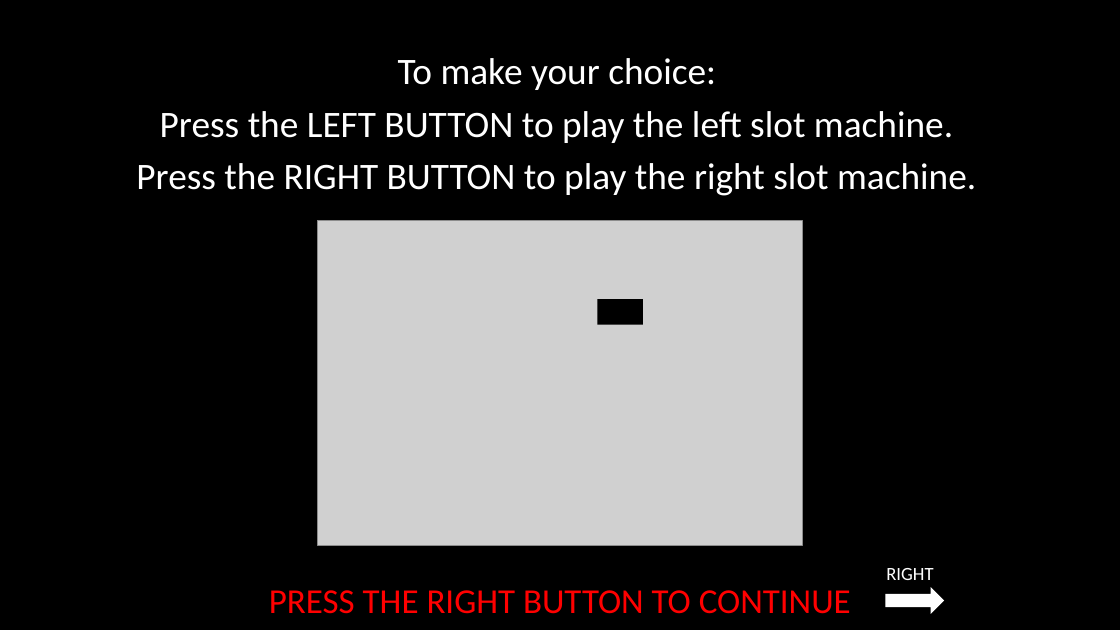
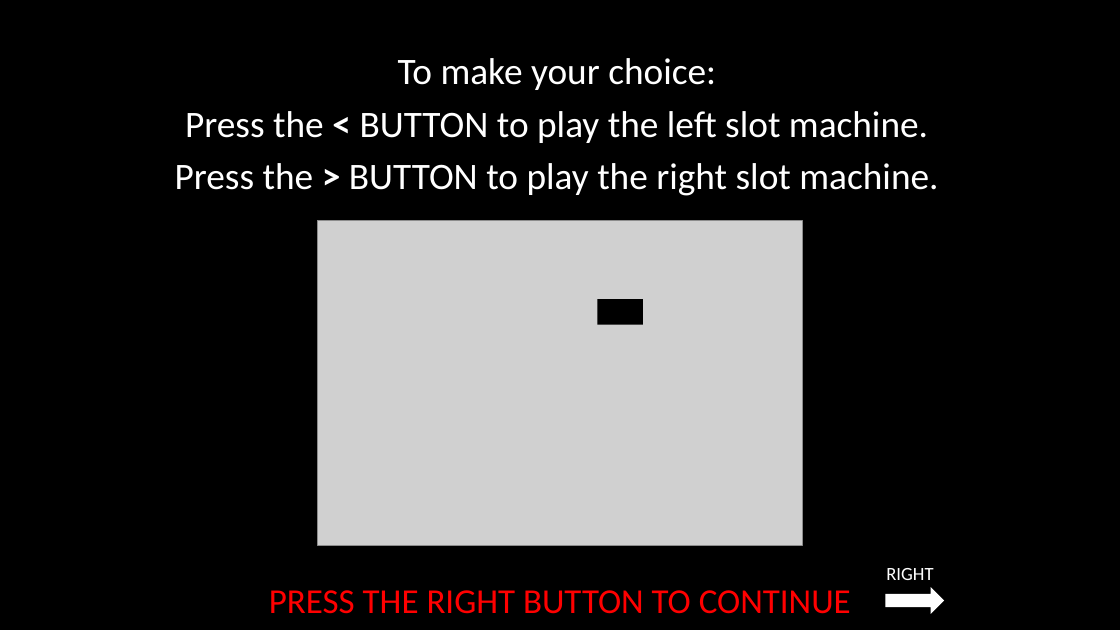
Before and after one commit to laureate-institute-for-brain-research/StimToolOnline, a slide deck: slide 14 of public/js/tasks/horizon/media/horizonInstructions_RSS.pptx. Drawn at 1120x630 pixels with LibreOffice and Linux fonts; fonts in the diff are those of the drawing; grey boxes stand for pictures. Boxes give left, top, right and bottom in pixels: in the first picture for what was removed or moved away, otherwise in the second. Text is boxed around its words. In the diff, an @@ line names an element or a change of style, - is before the commit and + after.

```diff
--- a/public/js/tasks/horizon/media/horizonInstructions_RSS.pptx
+++ b/public/js/tasks/horizon/media/horizonInstructions_RSS.pptx
@@ text at [175, 111, 938, 196]: text changed @@
-Press the LEFT BUTTON to play the left slot machine.
-Press the RIGHT BUTTON to play the right slot machine.
+Press the < BUTTON to play the left slot machine.
+Press the > BUTTON to play the right slot machine.
```
Also in this commit, not shown: 1 other slide changed, 1 slide removed, 55 other files.
